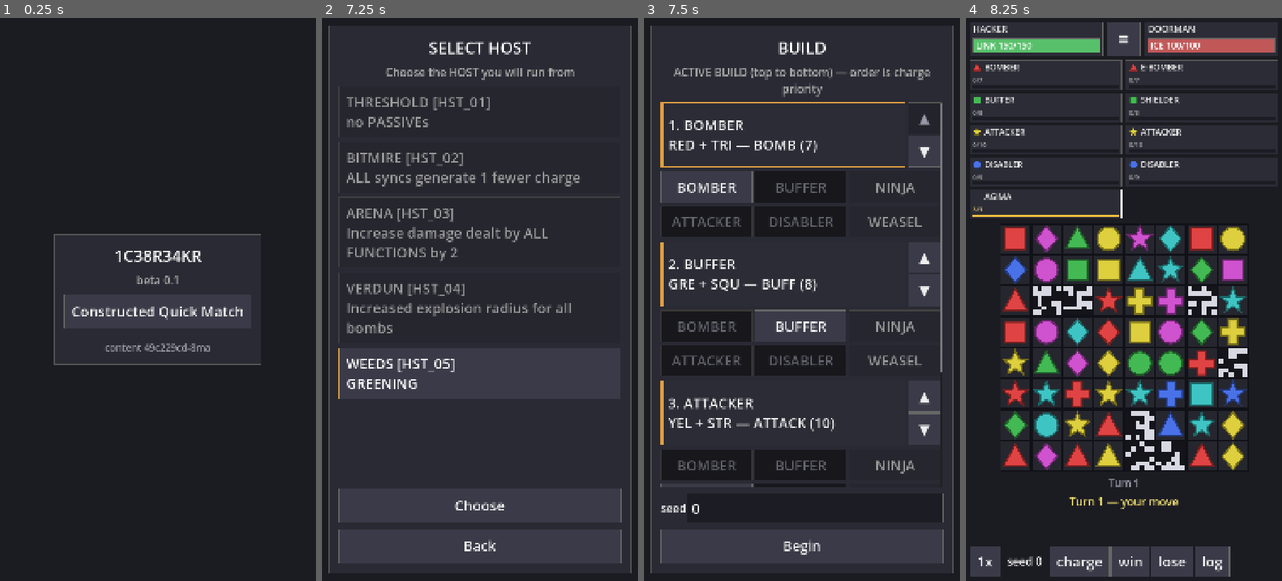
Above: before the commit, frames 1-4 (left to right).
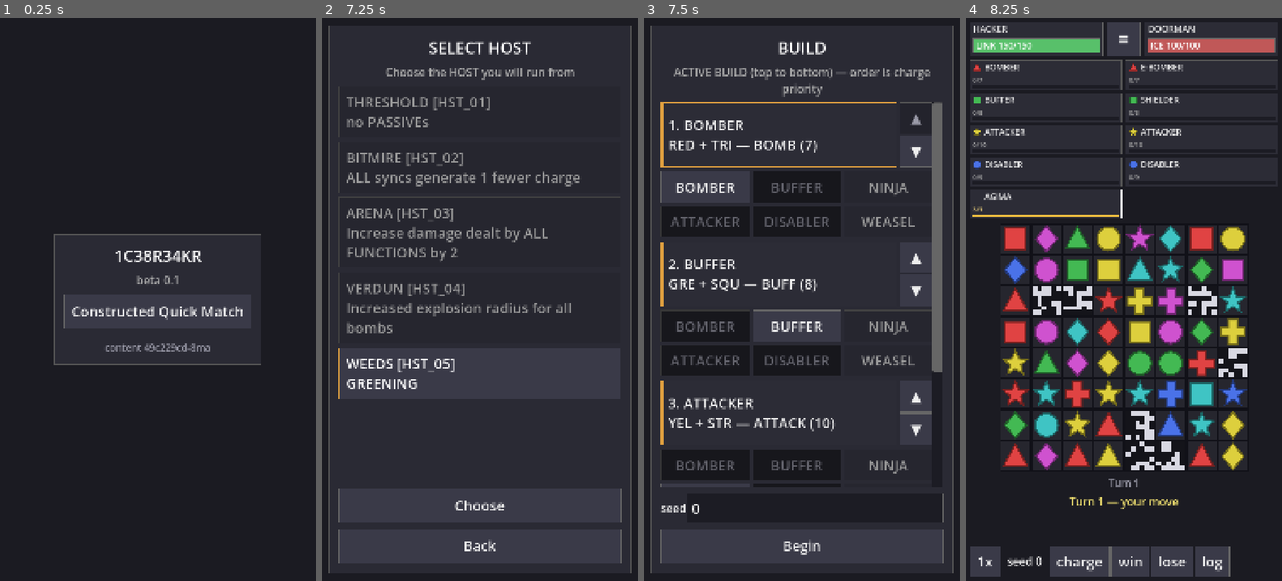
Above: after the commit, the same moments.

Repository: acpirate/1C38R34KR
Game: Godot game, scene res://scenes/main.tscn
The game is run twice, just before and just after one commit, with the same random seed, the same clock (stepped at 60 frames per second) and the same inputs.
Inputs:
- Up to frame 1 (0.25 s): no input
- Up to frame 2 (7.25 s): click "Constructed Quick Match" at 0.5 s; click "BOUNCER [SYS_01] ICE 100 Stro…" at 1.25 s; click "MIDNIGHT [SYS_02] ICE 100 Str…" at 2 s; click "DOORMAN [SYS_03] ICE 100 Stro…" at 2.75 s; click "Choose" at 3.5 s; click "BITMIRE [HST_02] ALL syncs ge…" at 4.25 s; click "ARENA [HST_03] Increase damag…" at 5 s; click "VERDUN [HST_04] Increased exp…" at 5.75 s; click "WEEDS [HST_05] GREENING" at 6.5 s
- Up to frame 3 (7.5 s): click "Choose" at 7.25 s
- Up to frame 4 (8.25 s): click "Begin" at 8 s

Frames 1-2 are identical in both runs. In frame 3, 4.9% of the frame differs, in the area x 8-94%, y 14-84%; in frame 4, nothing differs.

Commit message:
Add two-finger scroll and a thumb-sized scrollbar
The Build screen was effectively unscrollable on device: Godot's touch
drag-scroll only reaches the ScrollContainer where nothing else claims the
gesture, and that screen is wall-to-wall Buttons.

TouchScroll overrides _input, which runs before the viewport hands events to
_gui_input, so it sees a touch before the Button under it. With two fingers down
inside its rect it marks every touch event handled and scrolls by their average
movement. The first finger has already latched a Button by then and the gesture
swallows the release, so _release_controls clears it — otherwise the control
stays visually pressed and fires on the next real tap.

The scrollbar is also widened with a proper grabber. The gesture is how you
scroll; the bar is what says the region scrolls at all.

Verified with genuine multitouch through sendevent on the raw input node: the
gesture scrolls both directions and passes over six Buttons without activating
any of them. 1047 tests, parity 150/150.

Adds staging/architect-notes.md for design items raised during the port that
must not be built as part of it — AN-001 is manual DISABLER targeting.

Co-Authored-By: Claude Opus 5 <noreply@anthropic.com>

Diff:
--- a/scenes/battle/unit_box.gd
+++ b/scenes/battle/unit_box.gd
@@ -67,6 +67,15 @@
 
 ## True between a press and its release. See `_gui_input`.
 var _latched := false
+
+
+## Drops a latched press without emitting.
+##
+## Used when something upstream claims the gesture — a two-finger scroll that
+## started on top of this control. Without it the latch survives, and the next
+## release anywhere fires a Function the player never chose.
+func release() -> void:
+	_latched = false
 
 
 func _init() -> void:
--- a/scenes/main.gd
+++ b/scenes/main.gd
@@ -265,9 +265,10 @@
 	var confirm := Button.new()
 	var cards: Array[Button] = []
 
-	var scroll := ScrollContainer.new()
+	# TouchScroll, not ScrollContainer: these regions are wall-to-wall Buttons,
+	# and a Button eats the one-finger drag that would otherwise scroll.
+	var scroll := TouchScroll.new()
 	scroll.size_flags_vertical = Control.SIZE_EXPAND_FILL
-	scroll.horizontal_scroll_mode = ScrollContainer.SCROLL_MODE_DISABLED
 	_root.add_child(scroll)
 
 	var list := VBoxContainer.new()
@@ -325,9 +326,10 @@
 	inventory.append_array(Content.hacker(Content.DEFAULT_HACKER_ID)["portfolio"])
 	inventory.append_array(Content.deck(Content.DEFAULT_DECK_ID)["portfolio"])
 
-	var scroll := ScrollContainer.new()
+	# TouchScroll, not ScrollContainer: these regions are wall-to-wall Buttons,
+	# and a Button eats the one-finger drag that would otherwise scroll.
+	var scroll := TouchScroll.new()
 	scroll.size_flags_vertical = Control.SIZE_EXPAND_FILL
-	scroll.horizontal_scroll_mode = ScrollContainer.SCROLL_MODE_DISABLED
 	_root.add_child(scroll)
 
 	var list := VBoxContainer.new()
@@ -575,10 +577,9 @@
 ## chart. Per-Program lines carry the stable content ID for exactly that reason
 ## — it is what makes a screenshot of this screen actionable.
 func _show_metrics(state: GameState) -> void:
-	var scroll := ScrollContainer.new()
+	var scroll := TouchScroll.new()
 	scroll.custom_minimum_size.y = UiTheme.px(150)
 	scroll.size_flags_vertical = Control.SIZE_EXPAND_FILL
-	scroll.horizontal_scroll_mode = ScrollContainer.SCROLL_MODE_DISABLED
 	_root.add_child(scroll)
 
 	var body := Label.new()
--- /dev/null
+++ b/scenes/touch_scroll.gd
@@ -0,0 +1,119 @@
+class_name TouchScroll
+extends ScrollContainer
+
+## A ScrollContainer that can be scrolled with two fingers anywhere inside it.
+##
+## ## Why this exists
+##
+## Godot's built-in touch drag-scroll only works where the gesture reaches the
+## ScrollContainer. On the Build screen almost every pixel is a Button, and a
+## Button consumes the touch — so a one-finger drag presses controls instead of
+## scrolling, and the only way to scroll is to find a sliver of background or to
+## hit the scrollbar itself. That is a puzzle, not an interface.
+##
+## Widening the scrollbar helps and is done too (see `UiTheme`), but it is still
+## a small target at the edge of a phone held one-handed. **Two fingers anywhere
+## inside the region scrolls it**, whatever is underneath.
+##
+## ## How it bypasses the controls
+##
+## `_input` runs BEFORE the viewport hands events to `_gui_input`, so this sees
+## a touch before the Button under it does. Once two fingers are down it marks
+## every subsequent touch event handled, and the controls underneath never see
+## them.
+##
+## The first finger's press has already reached a Button by the time the second
+## arrives, so that Button is sitting latched. `_release_controls` walks the
+## subtree and clears it — otherwise the control stays visually pressed for the
+## whole gesture, and on release fires the action the player was trying to
+## scroll past.
+
+## Fingers required. Two, because one is the press gesture and three is awkward
+## on a phone held in one hand.
+const FINGERS := 2
+
+## Touch index -> current position, for every finger currently down INSIDE this
+## region. Fingers that land outside are ignored, so a two-finger gesture
+## spanning two scroll regions does not drive both.
+var _touches := {}
+
+var _scrolling := false
+var _last_centre := Vector2.ZERO
+
+
+func _init() -> void:
+	horizontal_scroll_mode = ScrollContainer.SCROLL_MODE_DISABLED
+
+
+func _input(event: InputEvent) -> void:
+	if event is InputEventScreenTouch:
+		_on_touch(event)
+	elif event is InputEventScreenDrag:
+		_on_drag(event)
+
+
+func _on_touch(event: InputEventScreenTouch) -> void:
+	if event.pressed:
+		if not _contains(event.position):
+			return
+		_touches[event.index] = event.position
+		if _touches.size() >= FINGERS and not _scrolling:
+			_begin()
+			get_viewport().set_input_as_handled()
+		return
+
+	# A finger lifting during a scroll gesture must be swallowed too, or the
+	# control underneath receives a release it never got a press for.
+	if _scrolling:
+		get_viewport().set_input_as_handled()
+	_touches.erase(event.index)
+	if _touches.size() < FINGERS:
+		_scrolling = false
+
+
+func _on_drag(event: InputEventScreenDrag) -> void:
+	if not _touches.has(event.index):
+		return
+	_touches[event.index] = event.position
+	if not _scrolling:
+		return
+
+	var centre := _centre()
+	# Scrolling is the inverse of the finger movement: the content follows the
+	# fingers, so dragging down reveals what is above.
+	scroll_vertical -= int(centre.y - _last_centre.y)
+	_last_centre = centre
+	get_viewport().set_input_as_handled()
+
+
+func _begin() -> void:
+	_scrolling = true
+	_last_centre = _centre()
+	_release_controls(self)
+
+
+## The average of the fingers down, so the gesture does not jump when one finger
+## moves more than the other.
+func _centre() -> Vector2:
+	var sum := Vector2.ZERO
+	for index in _touches:
+		sum += _touches[index]
+	return sum / float(_touches.size())
+
+
+func _contains(global_point: Vector2) -> bool:
+	return Rect2(global_position, size).has_point(global_point)
+
+
+## Clears any button the first finger already latched.
+##
+## `BaseButton` fires on RELEASE, and this gesture swallows the release — so
+## without this the control would stay drawn as pressed for the whole scroll and
+## then, on the next real tap anywhere, look like it had been activated.
+func _release_controls(node: Node) -> void:
+	for child in node.get_children():
+		if child is BaseButton:
+			(child as BaseButton).button_pressed = false
+		elif child is UnitBox:
+			(child as UnitBox).release()
+		_release_controls(child)
--- a/scenes/ui_theme.gd
+++ b/scenes/ui_theme.gd
@@ -73,6 +73,21 @@
 	theme.set_color("font_color", "Label", PacketStyle.TEXT)
 	theme.set_font_size("font_size", "Label", font_body())
 
+	# A scrollbar wide enough to be a real target. Godot's default is a few
+	# pixels — fine with a mouse, hopeless with a thumb. `TouchScroll`'s
+	# two-finger gesture is the primary way to scroll; this is the visible
+	# affordance that says the region scrolls at all, and the fallback for
+	# anyone who reaches for the bar.
+	var track := StyleBoxFlat.new()
+	track.bg_color = PacketStyle.CHARGE_TRACK
+	track.content_margin_left = px(7)
+	track.content_margin_right = px(7)
+	theme.set_stylebox("scroll", "VScrollBar", track)
+
+	theme.set_stylebox("grabber", "VScrollBar", _grabber(PacketStyle.CONTROL_EDGE))
+	theme.set_stylebox("grabber_highlight", "VScrollBar", _grabber(PacketStyle.ACCENT))
+	theme.set_stylebox("grabber_pressed", "VScrollBar", _grabber(PacketStyle.ACCENT))
+
 	var field := StyleBoxFlat.new()
 	field.bg_color = PacketStyle.CHARGE_TRACK
 	field.border_color = PacketStyle.CONTROL_EDGE
@@ -85,6 +100,15 @@
 	return theme
 
 
+static func _grabber(colour: Color) -> StyleBoxFlat:
+	var box := StyleBoxFlat.new()
+	box.bg_color = colour
+	box.content_margin_left = px(7)
+	box.content_margin_right = px(7)
+	box.set_corner_radius_all(px(3))
+	return box
+
+
 static func _button_box(bg: Color, edge: Color) -> StyleBoxFlat:
 	var box := StyleBoxFlat.new()
 	box.bg_color = bg
Not shown, added: scenes/touch_scroll.gd.uid
Not shown, added: staging/architect-notes.md
Not shown, changed: staging/decisions.md
Not shown, changed: staging/lessons-learned.md
